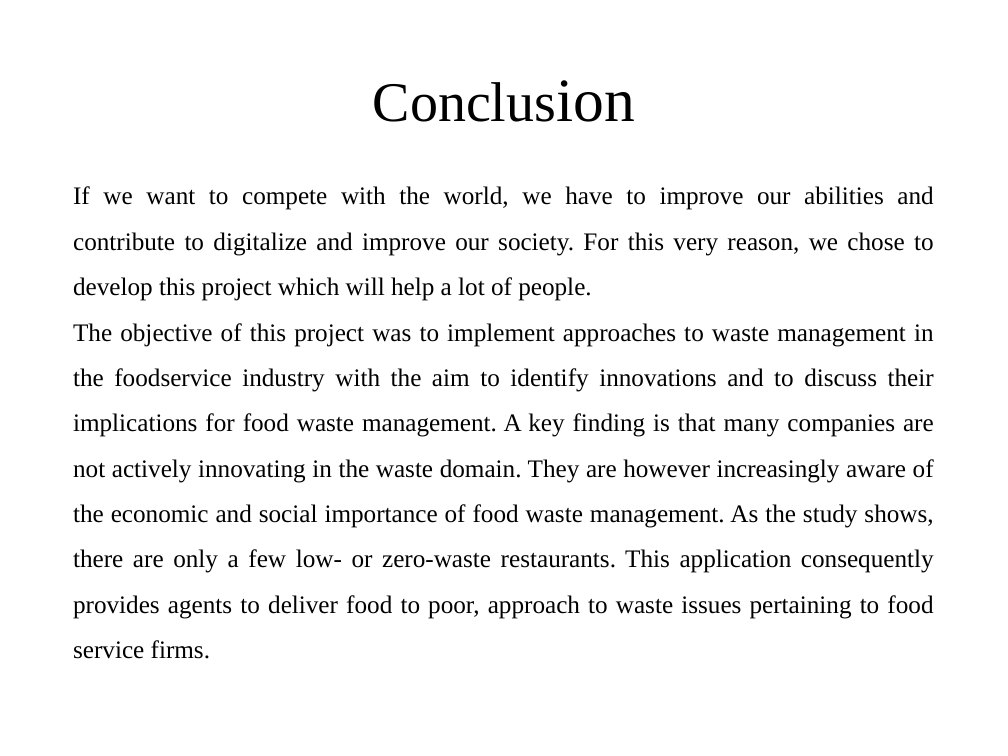
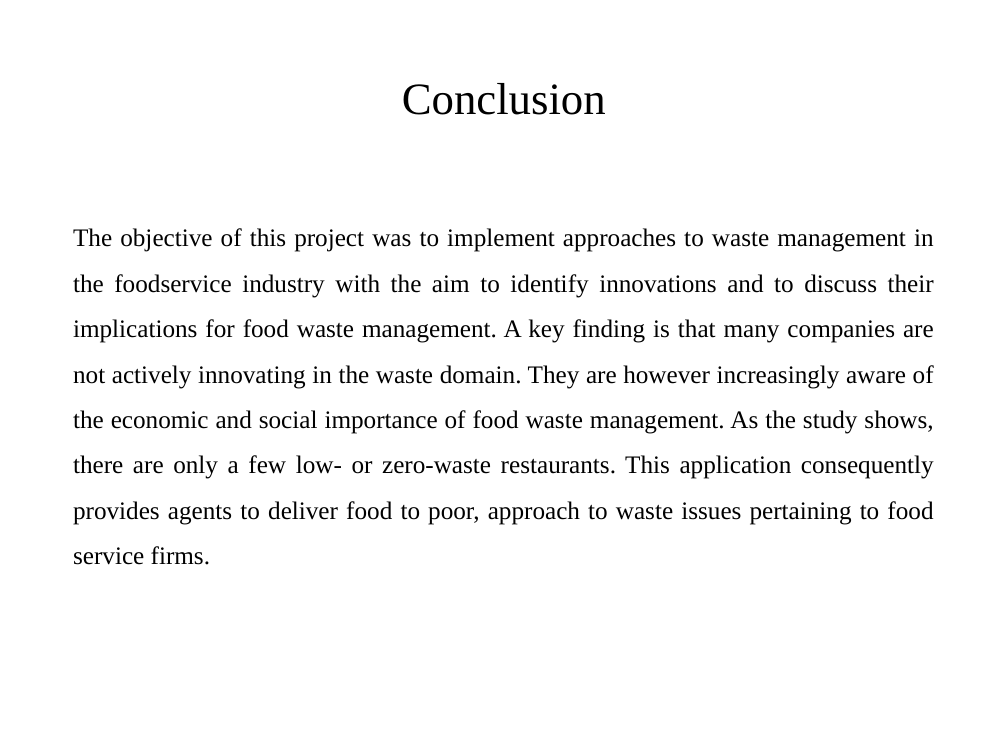
Before and after one commit to RedwanSharafatKabir/DonateUs, a slide deck: slide 16 of Donate Us Files/food waste management.pptx (slide 12 before the commit). Drawn at 1008x756 pixels with LibreOffice and Linux fonts; fonts in the diff are those of the drawing. Boxes give left, top, right and bottom in pixels: in the first picture for what was removed or moved away, otherwise in the second. Text is boxed around its words. In the diff, an @@ line names an element or a change of style, - is before the commit and + after.

```diff
--- a/Donate Us Files/food waste management.pptx
+++ b/Donate Us Files/food waste management.pptx
@@ title "Conclusion" at bbox=[402, 83, 606, 115]: size 40 to 32 pt, size 44 to 32 pt in "Conclusion" @@
@@ text "The objective of this project ...": place and size @@
-text "The objective of this project ..." at bbox=[73, 186, 934, 619]
+text "The objective of this project ..." at bbox=[73, 228, 934, 565]
@@ text at bbox=[73, 186, 934, 301]: paragraph removed @@
-If we want to compete with the world, we have to improve our abilities and contribute to digitalize and improve our society. For this very reason, we chose to develop this project which will help a lot of people.
```
Also in this commit, not shown: 5 other slides changed, 5 slides added, 1 slide removed, 31 other files.
